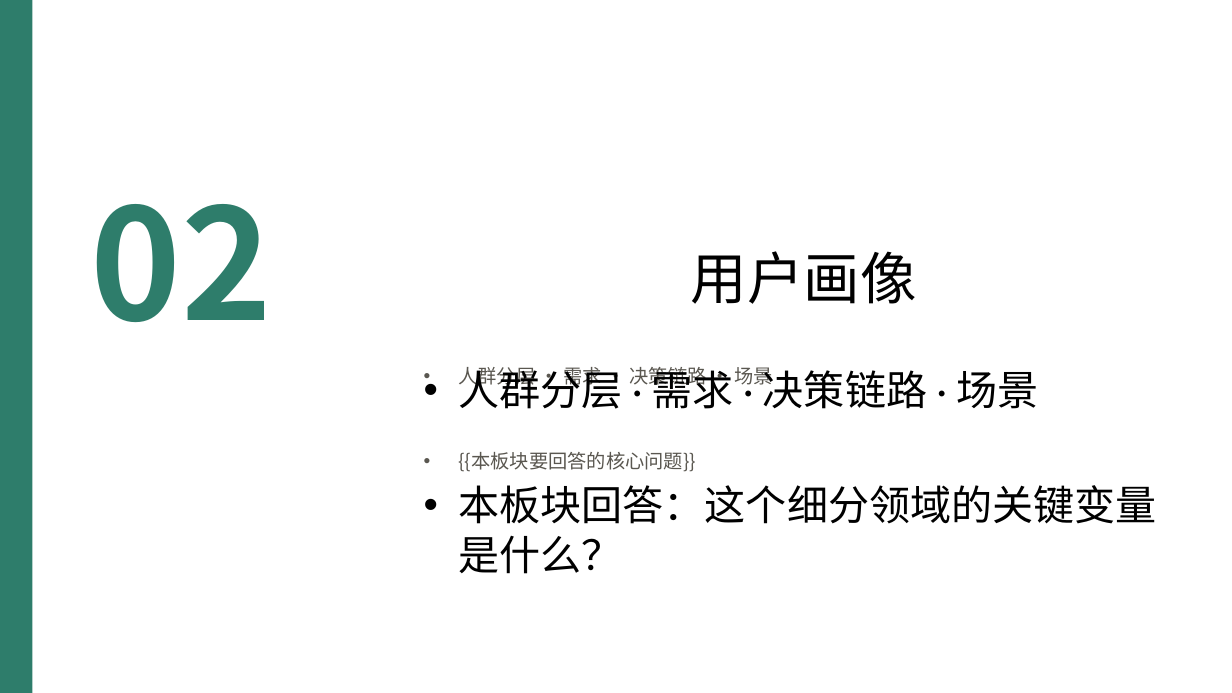
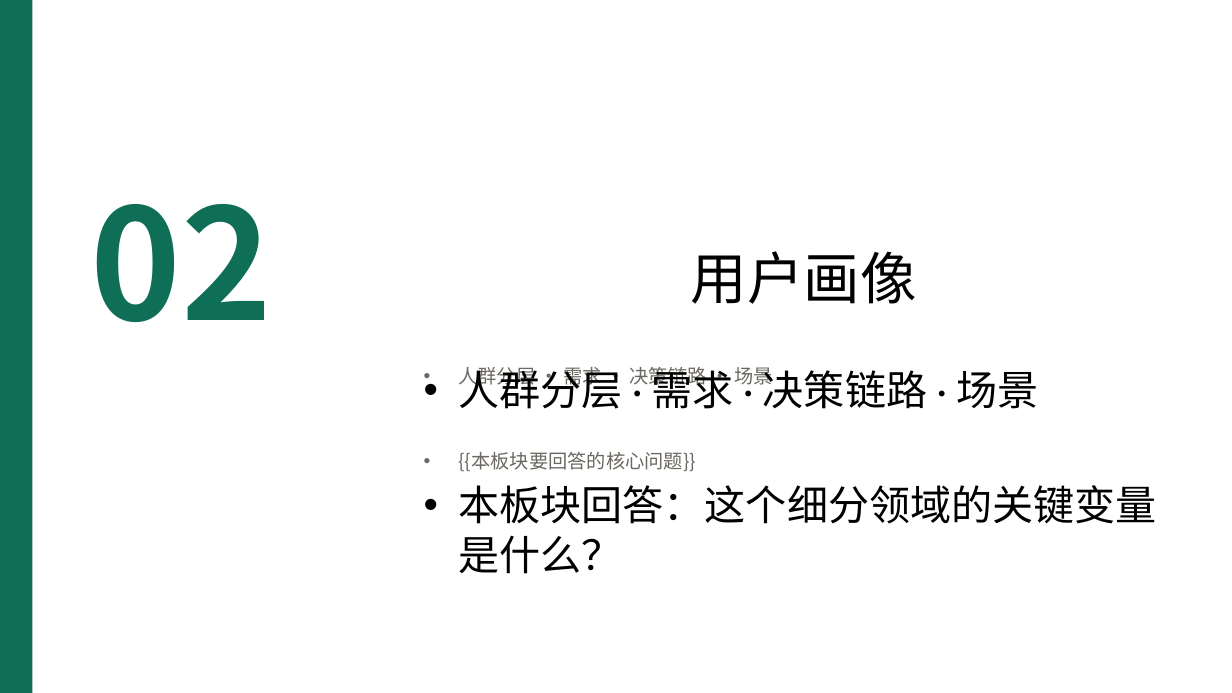
Before and after one commit to KeeganChang/research-temp, a slide deck: slide 3 of docs/templates/行业分析母版.pptx. Drawn at 1232x693 pixels with LibreOffice and Linux fonts; fonts in the diff are those of the drawing. Boxes give left, top, right and bottom in pixels: in the first picture for what was removed or moved away, otherwise in the second. Text is boxed around its words. In the diff, an @@ line names an element or a change of style, - is before the commit and + after.

```diff
--- a/docs/templates/行业分析母版.pptx
+++ b/docs/templates/行业分析母版.pptx
@@ rectangle at (0,0,32,693): fill #2E7D6B to #0F6E56 @@
@@ text "02" at (90,204,272,322): text colour #2E7D6B to #0F6E56 @@
```
Also in this commit, not shown: 19 other slides changed.
